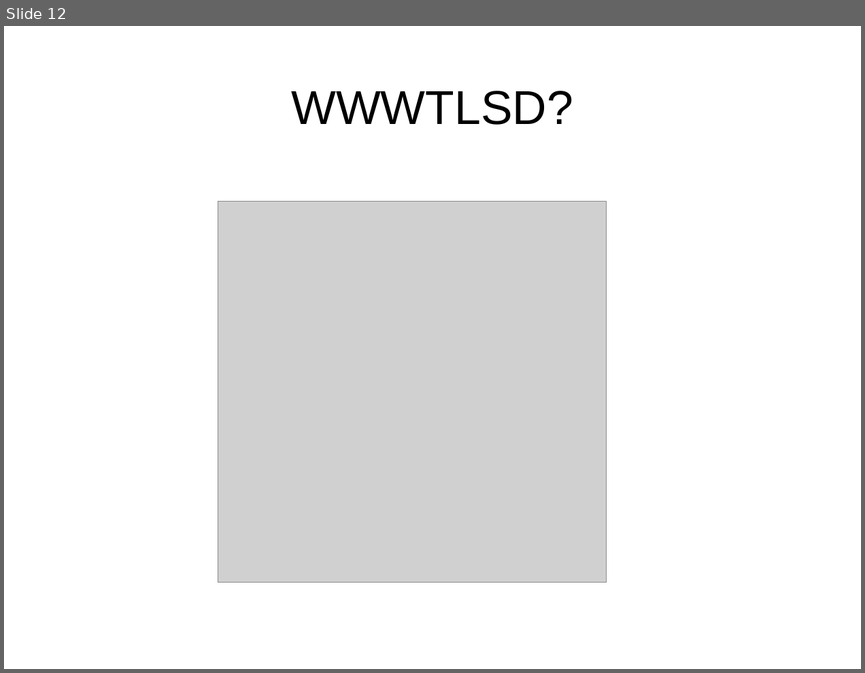
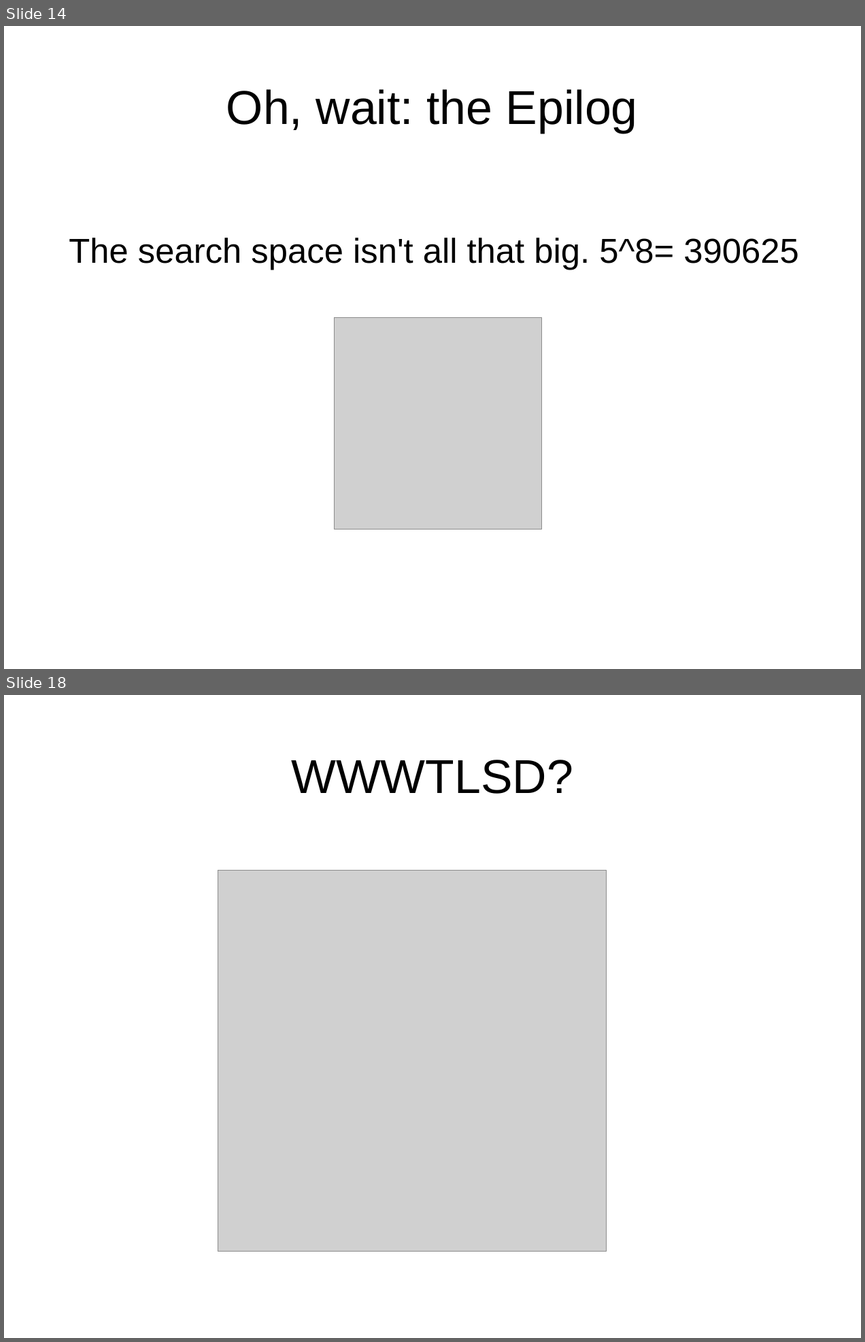
Before and after one commit to philtomson/OSBridge2012Talk, a slide deck: OSBridge2012.odp. Shown one above the other, each under a label of ours: slide 12 before the commit, slides 14 and 18 after it; the slides between them are not shown. The pictures are 865x673 and 865x1342 pixels, drawn with LibreOffice and Linux fonts; fonts in the diff are those of the drawing; grey boxes stand for pictures. Boxes give left, top, right and bottom in pixels: in the first picture for what was removed or moved away, otherwise in the second. Text is boxed around its words. In the diff, an @@ line names an element or a change of style, - is before the commit and + after.

```diff
--- a/OSBridge2012.odp
+++ b/OSBridge2012.odp
@@ slide 14 added at box(4, 26, 861, 669), background #FFFFFF @@
@@ title added at box(226, 89, 638, 133), 44 pt, text #000000 @@
+Oh, wait: the Epilog
@@ subtitle added at box(69, 237, 798, 270), 32 pt, text #000000 @@
+The search space isn't all that big. 5^8= 390625
@@ picture added at box(334, 318, 542, 529) @@
@@ what was slide 12 is now slide 18 @@
```
Also in this commit, not shown: 8 slides changed, 6 other slides added.
